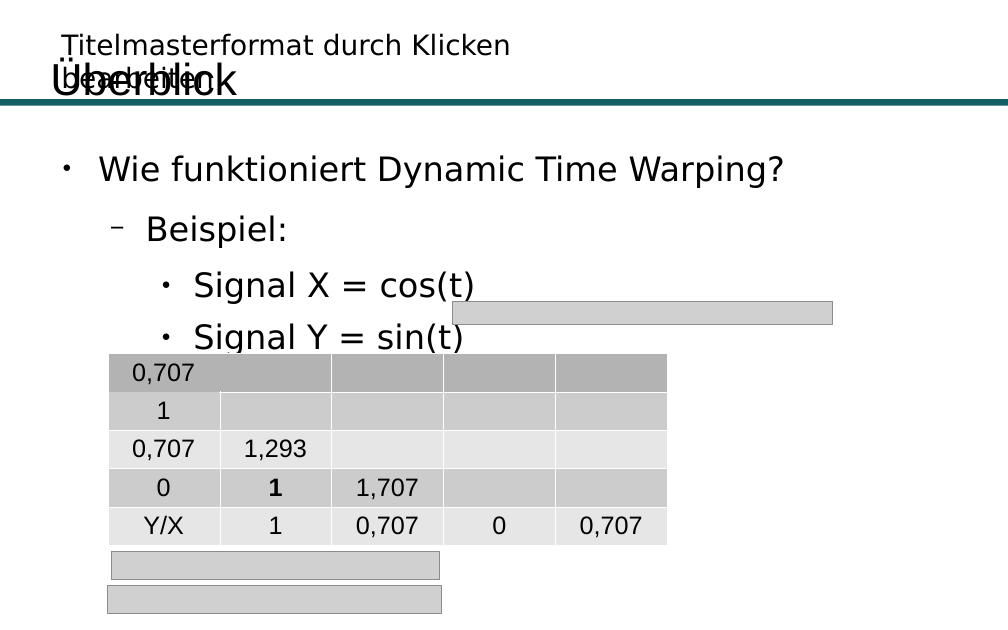
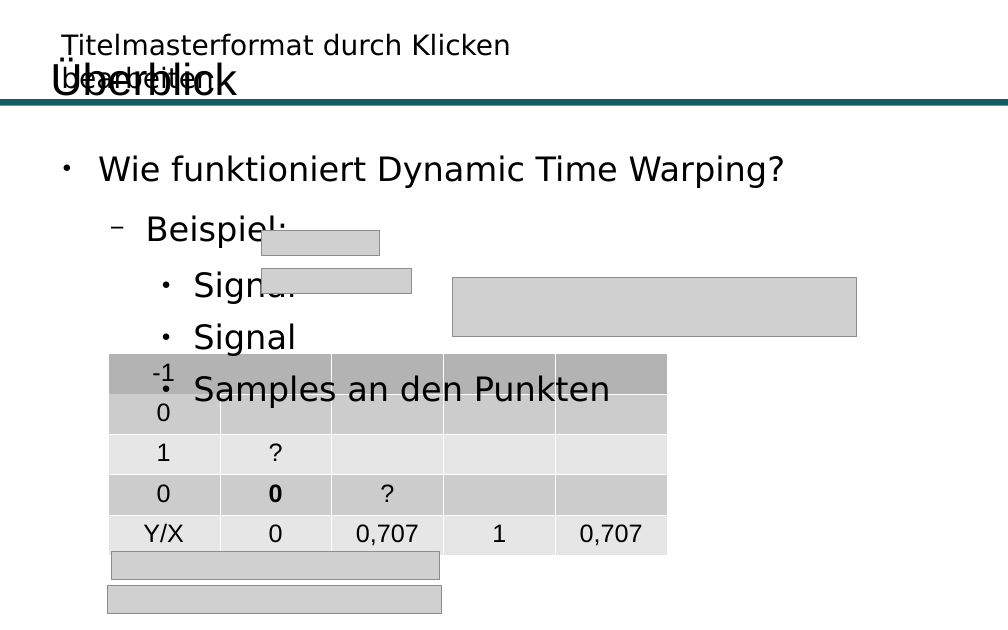
Before and after one commit to Hirnschwamm/DTW, a slide deck: slide 57 of Präsentation.odp. Drawn at 1008x630 pixels with LibreOffice and Linux fonts; fonts in the diff are those of the drawing; grey boxes stand for pictures; background and template pictures are left out. Boxes give left, top, right and bottom in pixels: in the first picture for what was removed or moved away, otherwise in the second. Text is boxed around its words. In the diff, an @@ line names an element or a change of style, - is before the commit and + after.

```diff
--- a/Präsentation.odp
+++ b/Präsentation.odp
@@ picture added at [262, 230, 380, 255] @@
@@ text at [193, 269, 296, 356]: text changed @@
-    ● Signal X = cos(t)
-    ● Signal Y = sin(t)
+    ● Signal
+    ● Signal
@@ picture added at [262, 268, 411, 293] @@
@@ picture: place and size @@
-picture at [453, 301, 834, 325]
+picture at [453, 278, 857, 337]
@@ table at [108, 353, 667, 550] @@
-row 1, column 1: 0,707
+row 1, column 1: -1
-row 2, column 1: 1
+row 2, column 1: 0
-row 3, column 1: 0,707
+row 3, column 1: 1
-row 3, column 2: 1,293
+row 3, column 2: ?
-row 4, column 2: 1
+row 4, column 2: 0
-row 4, column 3: 1,707
+row 4, column 3: ?
-row 5, column 2: 1
+row 5, column 2: 0
-row 5, column 4: 0
+row 5, column 4: 1
```
Also in this commit, not shown: 14 other slides changed.
